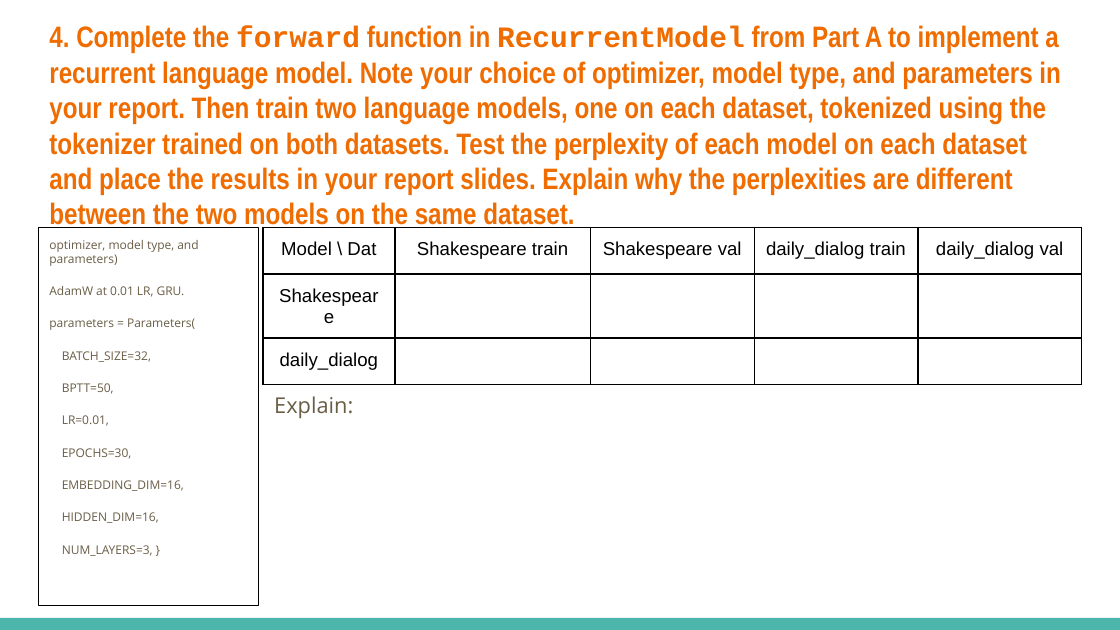
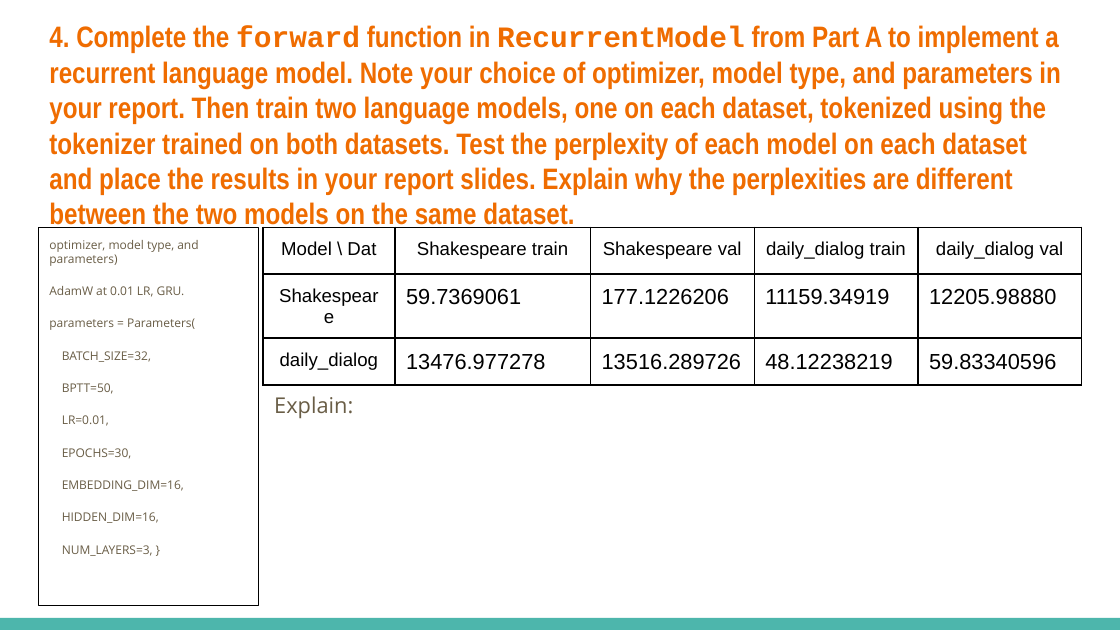
Before and after one commit to eding42/ece157b-hw1, a slide deck: slide 12 of Homework_1_Template.pptx. Drawn at 1120x630 pixels with LibreOffice and Linux fonts; fonts in the diff are those of the drawing. Boxes give left, top, right and bottom in pixels: in the first picture for what was removed or moved away, otherwise in the second. Text is boxed around its words. In the diff, an @@ line names an element or a change of style, - is before the commit and + after.

```diff
--- a/Homework_1_Template.pptx
+++ b/Homework_1_Template.pptx
@@ table at [263,227,1082,374] @@
-row 2: Shakespeare |  |  |  | 
+row 2: Shakespeare | 59.7369061 | 177.1226206 | 11159.34919 | 12205.98880
-row 3: daily_dialog |  |  |  | 
+row 3: daily_dialog | 13476.977278 | 13516.289726 | 48.12238219 | 59.83340596
```
Also in this commit, not shown: 4 other files.
